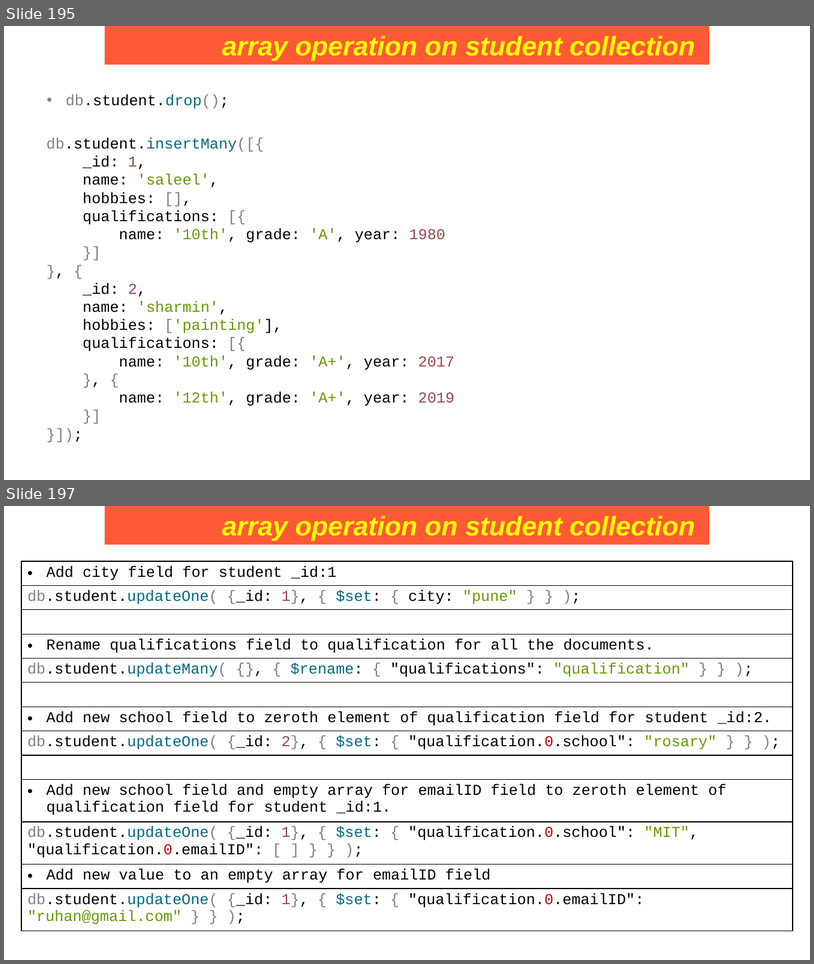
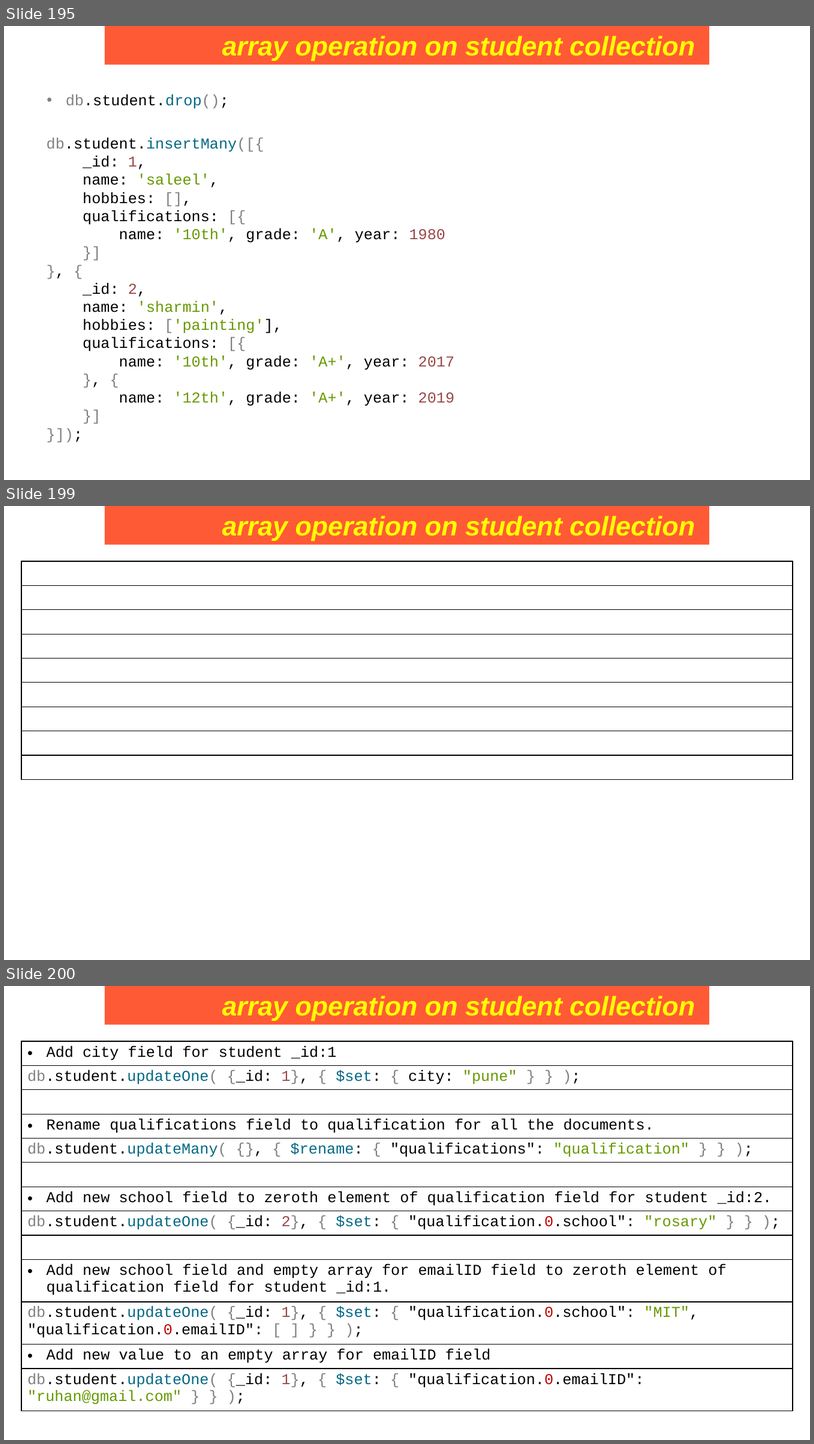
Before and after one commit to Saleel-Bagde/PPT-s, a slide deck: MongoDB PPT.pptx. Shown one above the other, each under a label of ours: slides 195 and 197 before the commit, slides 195, 199 and 200 after it; the slides between them are not shown. The pictures are 814x964 and 814x1444 pixels, drawn with LibreOffice and Linux fonts; fonts in the diff are those of the drawing. Boxes give left, top, right and bottom in pixels: in the first picture for what was removed or moved away, otherwise in the second. Text is boxed around its words. In the diff, an @@ line names an element or a change of style, - is before the commit and + after.

```diff
--- a/MongoDB PPT.pptx
+++ b/MongoDB PPT.pptx
@@ slide 199 added at (x1=4, y1=506, x2=810, y2=960), background #FFFFFF @@
@@ rectangle added at (x1=105, y1=506, x2=710, y2=545), fill #FF5A36, 32 pt, text #FFFF00, bold, italic @@
+array operation on student collection
@@ table added at (x1=21, y1=561, x2=794, y2=779), 9 rows, 1 columns @@
+
+
+
+
+
+
+
+
+
@@ what was slide 197 is now slide 200 @@
```
Also in this commit, not shown: 1 slide changed, 2 other slides added.
